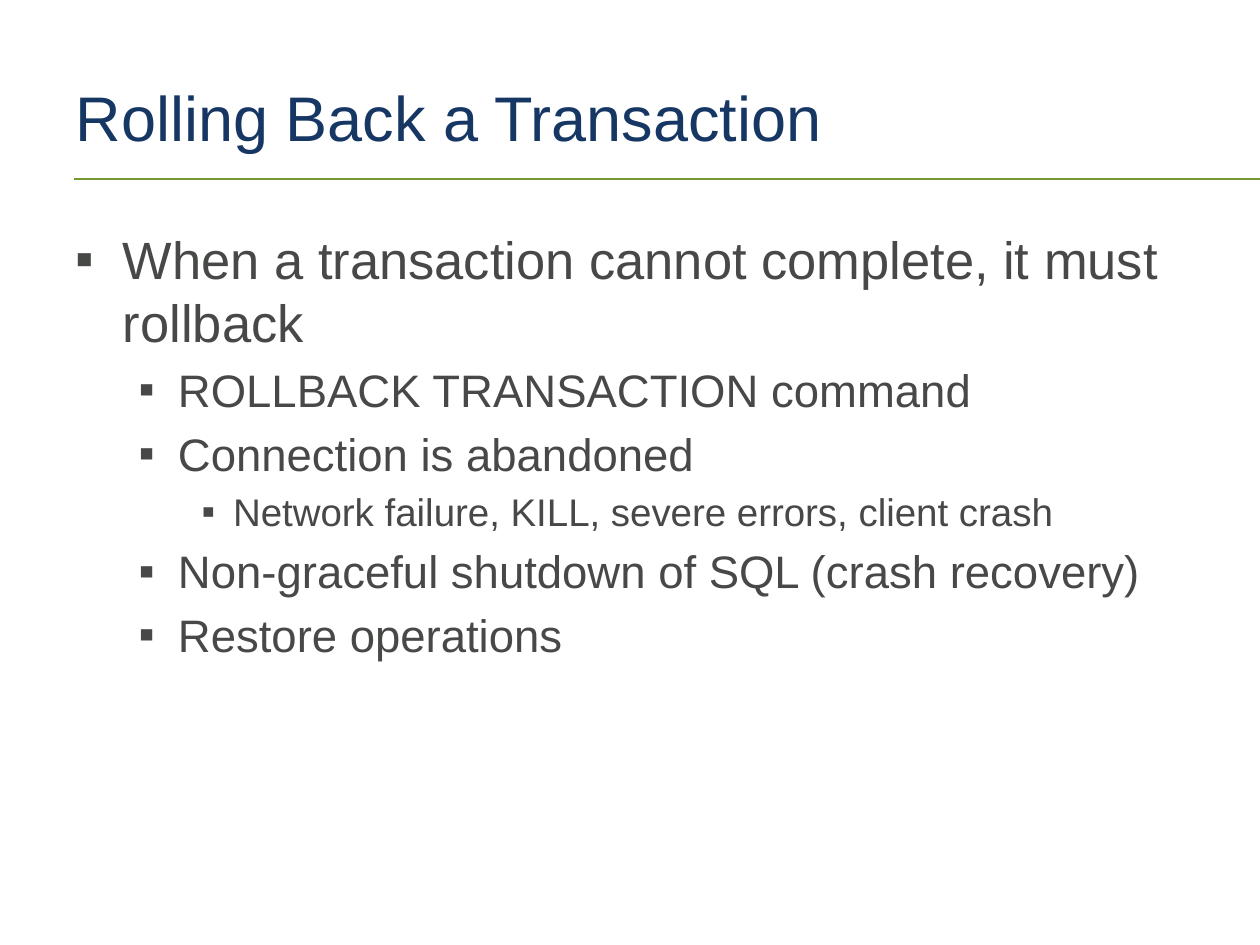
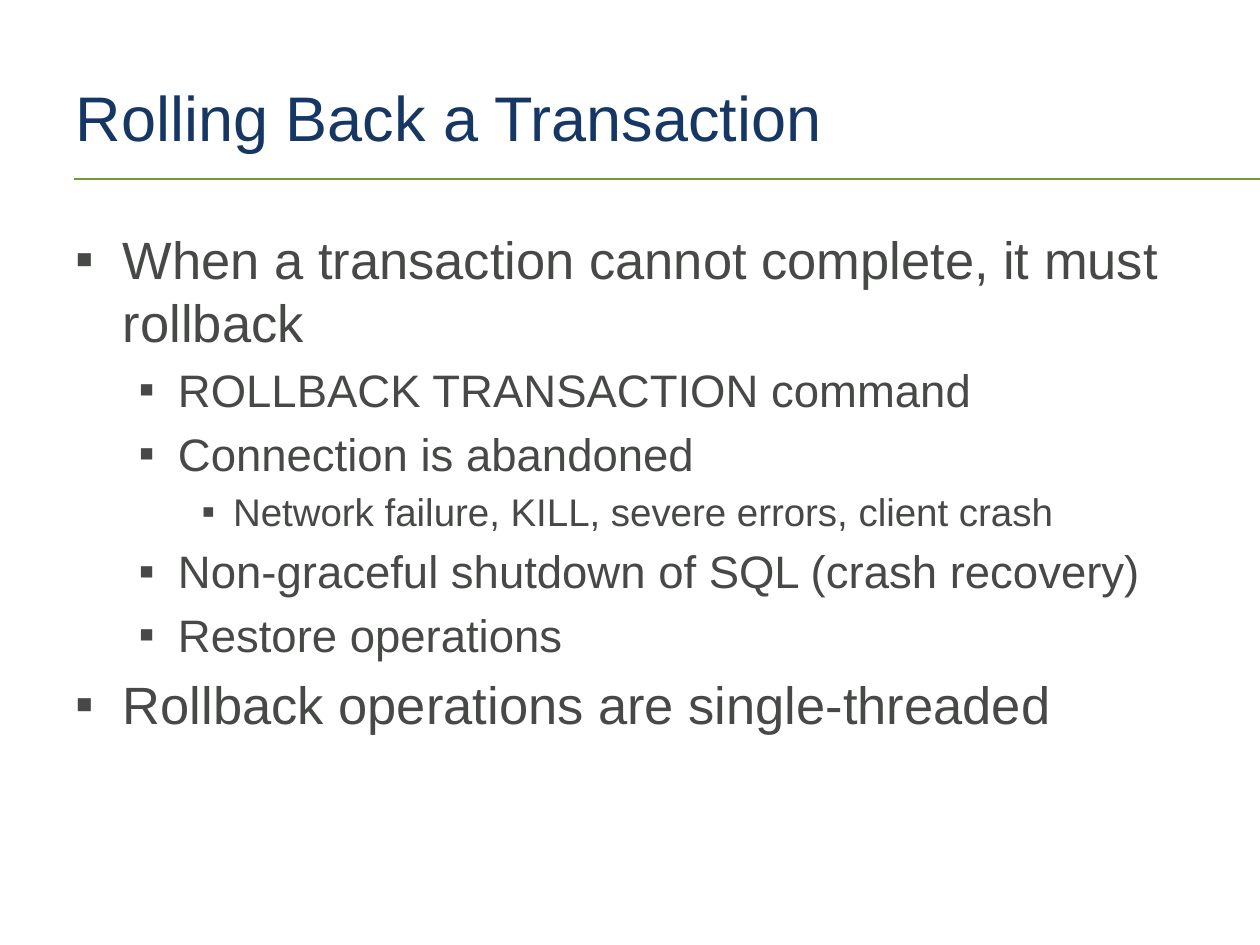
Before and after one commit to tf3604/LogFilePresentation, a slide deck: slide 36 of TransactionLog.pptx. Drawn at 1260x945 pixels with LibreOffice and Linux fonts; fonts in the diff are those of the drawing; background and template pictures are left out. Boxes give left, top, right and bottom in pixels: in the first picture for what was removed or moved away, otherwise in the second. Text is boxed around its words. In the diff, an @@ line names an element or a change of style, - is before the commit and + after.

```diff
--- a/TransactionLog.pptx
+++ b/TransactionLog.pptx
@@ text at [123, 686, 1051, 735]: paragraph added @@
+▪ Rollback operations are single-threaded
```
